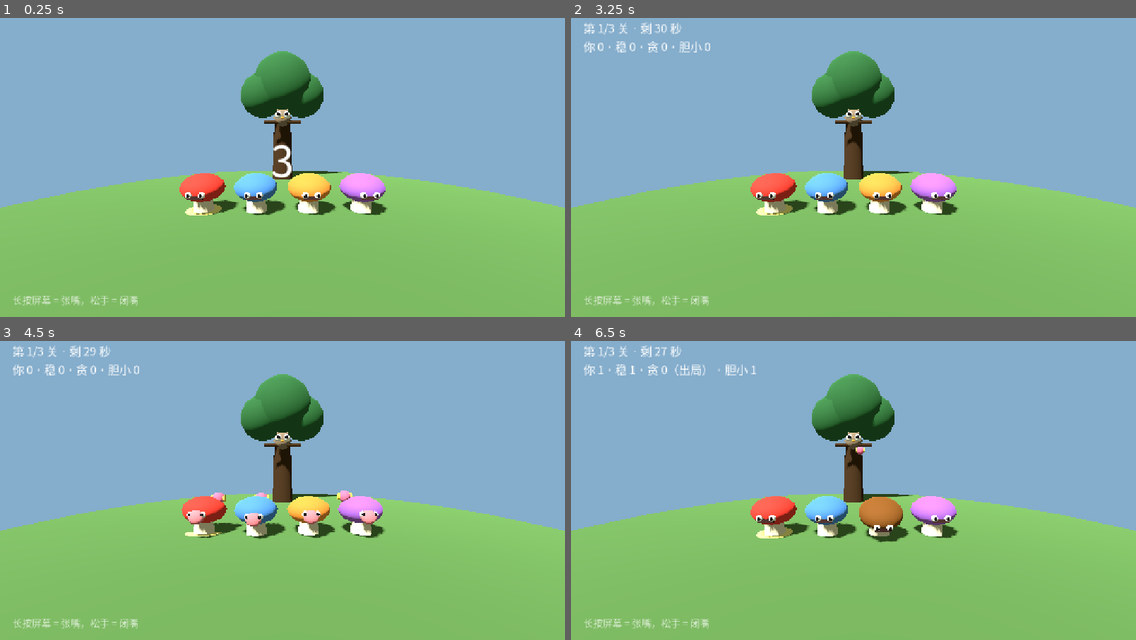
Above: before the commit, frames 1-4 (two rows, left to right).
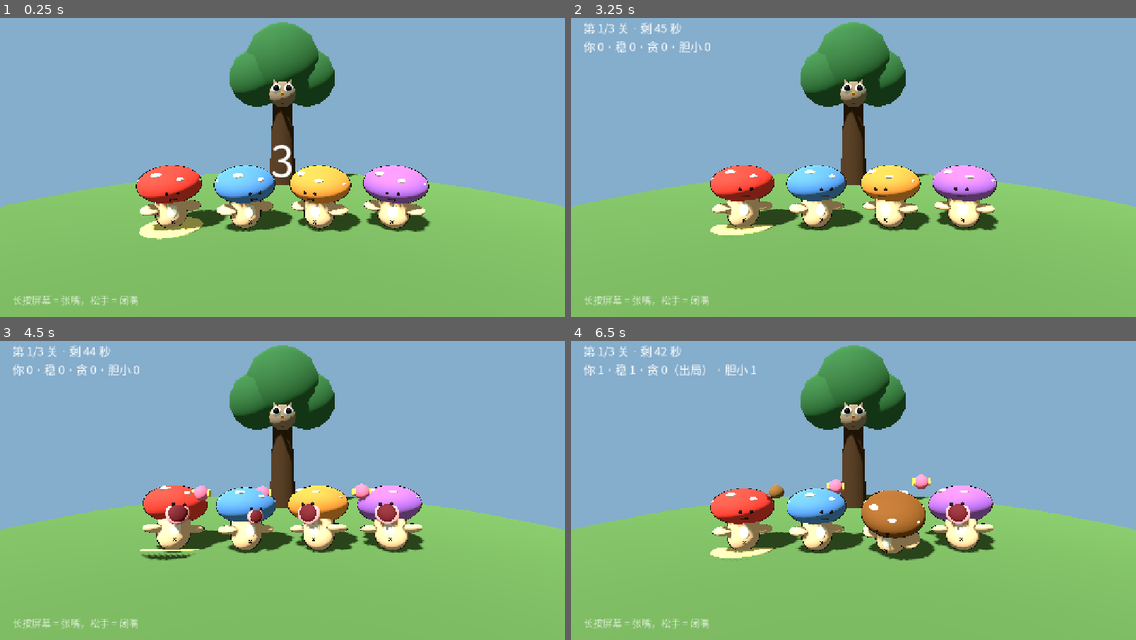
Above: after the commit, the same moments.

Repository: tuzkimo/fungi-party
Game: Godot game, scene res://game/minigame/owl.tscn
Same seed, same stepped clock (60 frames per second), same inputs: the game is played once before the commit and once after it. This scene is started directly instead of the project's main scene.
Inputs (mouse positions are in pixels of both pictures, inside the frame that each line leads up to):
- Up to frame 1 (0.25 s): no input
- Up to frame 2 (3.25 s): tap Enter at 0.5, 2.75 s; move the mouse to (977, 143) at 0.52 s; hold D (move_right) 0.53-1.25 s; hold Ctrl (orbit) 0.53-1.25 s; click (977, 143) at 0.67 s; tap Space (jump) at 0.77, 2 s; drag from (740, 173) to (825, 221) at 1.27 s; move the mouse to (910, 89) at 2.02 s; hold D (move_right) 2.03-2.75 s; hold Ctrl (orbit) 2.03-2.75 s; drag from (825, 221) to (684, 110) at 2.77 s
- Up to frame 3 (4.5 s): move the mouse to (452, 529) at 3.52 s; hold A (move_left) 3.53-4.25 s; hold Ctrl (orbit) 3.53-4.25 s; tap Space (jump) at 3.77 s; drag from (113, 433) to (197, 400) at 4.27 s
- Up to frame 4 (6.5 s): move the mouse to (881, 481) at 5.02 s; hold S (move_back) 5.03-5.75 s; hold Ctrl (orbit) 5.03-5.75 s; click (881, 481) at 5.17 s; drag from (768, 400) to (740, 496) at 5.77 s

The runs differ from the first frame. In frame 1, 13% of the frame differs, in the area x 0-100%, y 1-75%; in frame 2, 13%; in frame 3, 14%; in frame 4, 14%, in the area x 0-100%, y 1-74%.

Commit message:
猫头鹰喂食：外观改成复用角色蘑菇、加长关卡、加密投喂节奏并加大张嘴动作

Diff:
--- a/game/config.gd
+++ b/game/config.gd
@@ -127,8 +127,11 @@
 
 # v4 猫头鹰喂食
 ## 三关：越长、越快、屎越多。下落时长是主难度旋钮——它就是你认出来再松手的反应窗口。
-const OWL_SECONDS := [30.0, 35.0, 40.0]
-const OWL_GAP := [Vector2(1.6, 2.4), Vector2(1.3, 1.9), Vector2(1.0, 1.5)]
+const OWL_SECONDS := [45.0, 50.0, 55.0]
+## 投喂节奏：平时隔得开，时不时来一串「连珠」——两秒一串三颗 = 心跳
+const OWL_GAP := [Vector2(0.9, 1.6), Vector2(0.7, 1.3), Vector2(0.5, 1.0)]
+const OWL_BURST_CHANCE := [0.3, 0.4, 0.5]
+const OWL_BURST_GAP := [Vector2(0.25, 0.45), Vector2(0.22, 0.40), Vector2(0.20, 0.35)]
 const OWL_FALL := [1.1, 0.9, 0.7]
 const OWL_POOP := [0.25, 0.33, 0.40]
 const OWL_RANK_COINS := [70, 50, 35, 20]
@@ -136,7 +139,7 @@
 const OWL_FAST_FORWARD := 2.5
 const OWL_BREAK_SECONDS := 1.6
 const OWL_COUNTDOWN := 3.0
-const OWL_SEAT_X := [-2.4, -0.8, 0.8, 2.4]
+const OWL_SEAT_X := [-2.7, -0.9, 0.9, 2.7]
 ## 三个 NPC：敢吃糖的概率 / 会误吞屎的概率 / 张嘴提前量（下落时长的倍数）
 const OWL_NPC_EAT := [0.9, 0.97, 0.75]
 const OWL_NPC_GREED := [0.05, 0.28, 0.02]
--- a/game/minigame/owl.gd
+++ b/game/minigame/owl.gd
@@ -7,8 +7,13 @@
 const SEAT_COLORS := [
 	Color(0.92, 0.25, 0.22), Color(0.32, 0.55, 0.88), Color(0.95, 0.58, 0.25), Color(0.66, 0.40, 0.86)
 ]
-const CAMERA_POSITION := Vector3(0.0, 2.1, 6.2)
-const CAMERA_TARGET := Vector3(0.0, 1.5, -1.2)
+const CAMERA_POSITION := Vector3(0.0, 2.35, 6.3)
+const CAMERA_TARGET := Vector3(0.0, 1.55, -1.5)
+## 默认 75 度太广，画面上下全是空天；收到 62 度四朵蘑菇和猫头鹰才占满
+const CAMERA_FOV := 62.0
+## 蘑菇朝猫头鹰转多少（转满会背对镜头，脸就看不见了）
+const TURN_TO_OWL := 0.35
+const TURN_LIMIT := 0.45
 
 enum Phase { COUNTDOWN, PLAY, BREAK, DONE }
 
@@ -37,6 +42,7 @@
 	Controls.ensure()
 	var camera: Camera3D = $Camera3D
 	camera.position = CAMERA_POSITION
+	camera.fov = CAMERA_FOV
 	camera.look_at(CAMERA_TARGET)
 
 	var seed_value := randi()
@@ -53,7 +59,8 @@
 		actor.name = "Actor%d" % i
 		actor.position = Vector3(Config.OWL_SEAT_X[i], 0.0, 0.0)
 		add_child(actor)
-		actor.setup(SEAT_COLORS[i], i == OwlRound.PLAYER)
+		var turn := Gaze.yaw_to(actor.position, _arena.owl_point()) * TURN_TO_OWL
+		actor.setup(SEAT_COLORS[i], i == OwlRound.PLAYER, clampf(turn, -TURN_LIMIT, TURN_LIMIT))
 		_actors.append(actor)
 
 		var item := OwlItem.new()
@@ -62,6 +69,12 @@
 		item.setup()
 		item.visible = false
 		_items.append(item)
+
+	# 穿了皮肤的话，玩家那一朵跟角色一致（教室同款做法）
+	if bool(Save.read()["equipped"]):
+		var skin := load(Config.SKIN_PATH) as MushroomSkin
+		if skin != null:
+			_actors[OwlRound.PLAYER].apply_skin(skin)
 
 	_ui = $UI
 	_ui.set_names(SEAT_NAMES)
--- a/game/minigame/owl_actor.gd
+++ b/game/minigame/owl_actor.gd
@@ -1,100 +1,86 @@
 class_name OwlActor
 extends Node3D
 
-## 座位上的一个蘑菇：会开合的嘴、张嘴时头后仰、吃到糖弹一下、出局后低头变灰。
-## 只管画，状态由外部每帧喂（mouths[i] 的 score / open / out）。
+## 座位上的一个蘑菇：外形直接复用玩家那套 MushroomMesh（和角色一致、能穿皮肤），
+## 额外挂一张会张大的嘴。状态由外部每帧喂（score / open / out）。
+## 常态就微微仰头（看树上的猫头鹰），张嘴时头往后一扬、嘴撑成一个大粉洞。
 
-const STEM_COLOR := Color(0.92, 0.87, 0.78)
-const MOUTH_CLOSED_COLOR := Color(0.25, 0.15, 0.15)
-const MOUTH_OPEN_COLOR := Color(0.95, 0.52, 0.58)
-const DOT_COLOR := Color(0.98, 0.96, 0.90)
-## 脸都贴在菌盖前面：出局时整只蘑菇前倾，五官再往里缩就会被菌盖吞掉
-const MOUTH_POINT := Vector3(0.0, 0.55, 0.66)
-const LEAN_OPEN := -0.16
-const LEAN_OUT := 0.30
-const LEAN_SPEED := 12.0
+const BODY_SCALE := 0.8
+## 嘴在 MushroomMesh 里的位置（未缩放）：跟角色自带的嘴线同一个高度
+const MOUTH_LOCAL := Vector3(0.0, 1.05, 0.80)
+## 张嘴 = 一圈浅粉的嘴唇 + 中间深红的口腔：只有粉色会看成「嘴巴凸出来」，得看见洞
+const LIP_COLOR := Color(0.97, 0.62, 0.67)
+const INNER_COLOR := Color(0.42, 0.12, 0.16)
+## 常态仰头：0 是平视，负数让菌盖往后仰
+const LEAN_LOOK := -0.12
+const LEAN_OPEN := -0.34
+const LEAN_OUT := 0.34
+const LEAN_SPEED := 14.0
+const MOUTH_GROW := 10.0
 const POP_SECONDS := 0.18
-const POP_SCALE := 0.18
+const POP_SCALE := 0.16
 const OUT_FADE := 0.45
 
-var _cap_mat: StandardMaterial3D
+var _pivot: Node3D
+var _body: MushroomMesh
+var _lip: MeshInstance3D
+var _inner: MeshInstance3D
 var _cap_color := Color.WHITE
-var _closed_mesh: MeshInstance3D
-var _open_mesh: MeshInstance3D
 var _out := false
 var _score := -1
 var _pop := 0.0
+var _mouth := 0.0
 
 
-func setup(cap_color: Color, is_player: bool) -> void:
+## yaw：朝猫头鹰转一点（转满就会背对镜头，所以由外部夹好再传进来）。
+func setup(cap_color: Color, is_player: bool, yaw: float) -> void:
 	_cap_color = cap_color
 
-	var stem_mesh := CylinderMesh.new()
-	stem_mesh.top_radius = 0.26
-	stem_mesh.bottom_radius = 0.32
-	stem_mesh.height = 0.55
-	stem_mesh.radial_segments = 12
-	var stem := _solid(STEM_COLOR, 0.9)
-	_place("Stem", stem_mesh, Vector3(0.0, 0.275, 0.0), stem)
+	# 头这一层：菌盖和嘴一起转、一起仰，MushroomMesh 自己重建时不会连嘴一起清掉
+	_pivot = Node3D.new()
+	_pivot.name = "Head"
+	_pivot.rotation.y = yaw
+	add_child(_pivot)
 
-	var cap_mesh := SphereMesh.new()
-	cap_mesh.radius = 1.0
-	cap_mesh.height = 2.0
-	cap_mesh.radial_segments = 14
-	cap_mesh.rings = 7
-	_cap_mat = _solid(cap_color, 0.85)
-	var cap := _place("Cap", cap_mesh, Vector3(0.0, 0.72, 0.0), _cap_mat)
-	cap.scale = Vector3(0.66, 0.42, 0.66)
+	_body = MushroomMesh.new()
+	_body.name = "Body"
+	_body.tint_cap = cap_color
+	_body.scale = Vector3.ONE * BODY_SCALE
+	_pivot.add_child(_body)
 
-	var dot_mesh := SphereMesh.new()
-	dot_mesh.radius = 0.09
-	dot_mesh.height = 0.18
-	dot_mesh.radial_segments = 8
-	dot_mesh.rings = 4
-	var dot := _solid(DOT_COLOR, 0.8)
-	_place("Dot0", dot_mesh, Vector3(-0.24, 0.92, 0.22), dot)
-	_place("Dot1", dot_mesh, Vector3(0.26, 0.95, 0.10), dot)
-	_place("Dot2", dot_mesh, Vector3(0.02, 0.88, -0.26), dot)
-
-	var eye_mesh := SphereMesh.new()
-	eye_mesh.radius = 0.10
-	eye_mesh.height = 0.20
-	eye_mesh.radial_segments = 8
-	eye_mesh.rings = 4
-	var pupil_mesh := SphereMesh.new()
-	pupil_mesh.radius = 0.05
-	pupil_mesh.height = 0.10
-	pupil_mesh.radial_segments = 8
-	pupil_mesh.rings = 4
-	var white := _solid(Color.WHITE, 0.6)
-	var black := _solid(Color(0.08, 0.06, 0.06), 0.5)
-	for side in [-1.0, 1.0]:
-		_place("Eye", eye_mesh, Vector3(0.17 * side, 0.62, 0.60), white)
-		_place("Pupil", pupil_mesh, Vector3(0.17 * side, 0.62, 0.67), black)
-
-	# 嘴：闭嘴是一条缝，张嘴是露出来的粉色口腔。两张都常驻，切 visible，
-	# 手机小屏上「自己现在张没张嘴」必须一眼看得出。
-	var closed_mesh := BoxMesh.new()
-	closed_mesh.size = Vector3(0.44, 0.10, 0.10)
-	_closed_mesh = _place("MouthClosed", closed_mesh, Vector3(0.0, 0.55, 0.60), _solid(MOUTH_CLOSED_COLOR, 0.9))
-
-	var open_mesh := SphereMesh.new()
-	open_mesh.radius = 1.0
-	open_mesh.height = 2.0
-	open_mesh.radial_segments = 10
-	open_mesh.rings = 5
-	_open_mesh = _place("MouthOpen", open_mesh, Vector3(0.0, 0.55, 0.62), _solid(MOUTH_OPEN_COLOR, 0.8))
-	_open_mesh.scale = Vector3(0.23, 0.20, 0.13)
-	_open_mesh.visible = false
+	var sphere := SphereMesh.new()
+	sphere.radius = 1.0
+	sphere.height = 2.0
+	sphere.radial_segments = 14
+	sphere.rings = 7
+	_lip = _part("Lip", sphere, _solid(LIP_COLOR), 0.0)
+	# 口腔要比嘴唇往前探一点，否则小一码的暗红球整颗躲在粉色球里面，看不见
+	_inner = _part("Inner", sphere, _solid(INNER_COLOR), 0.05)
+	_lip.visible = false
+	_inner.visible = false
 
 	if is_player:
-		# 玩家那一朵多一圈地面光圈，四个人里一眼找到自己
-		var ring_mesh := CylinderMesh.new()
-		ring_mesh.top_radius = 0.52
-		ring_mesh.bottom_radius = 0.52
-		ring_mesh.height = 0.02
-		ring_mesh.radial_segments = 20
-		_place("Ring", ring_mesh, Vector3(0.0, 0.011, 0.0), _solid(Color(0.98, 0.92, 0.55), 0.7))
+		# 玩家那一朵脚下多一圈浅黄光圈，四个人里一眼找到自己
+		var ring := CylinderMesh.new()
+		ring.top_radius = 0.72
+		ring.bottom_radius = 0.72
+		ring.height = 0.02
+		ring.radial_segments = 20
+		var node := MeshInstance3D.new()
+		node.name = "Ring"
+		node.mesh = ring
+		node.position = Vector3(0.0, 0.011, 0.0)
+		node.material_override = _solid(Color(0.98, 0.92, 0.55))
+		add_child(node)
+
+
+## 穿戴了皮肤时，座位上的自己也换色换斑点（教室那套做法）。
+func apply_skin(skin: MushroomSkin) -> void:
+	_cap_color = skin.tint_cap
+	_body.tint_cap = skin.tint_cap
+	_body.tint_body = skin.tint_body
+	_body.spot_count = skin.spot_count
+	_body.build()
 
 
 func apply(score: int, open: bool, out: bool, delta: float) -> void:
@@ -102,35 +88,45 @@
 		_pop = POP_SECONDS
 	_score = score
 
-	_open_mesh.visible = open and not out
-	_closed_mesh.visible = not _open_mesh.visible
-
 	if out != _out:
 		_out = out
-		_cap_mat.albedo_color = _cap_color.darkened(OUT_FADE) if out else _cap_color
+		_body.tint_cap = _cap_color.darkened(OUT_FADE) if out else _cap_color
+		_body.build()
 
-	var target := LEAN_OUT if out else (LEAN_OPEN if open else 0.0)
-	rotation.x = lerpf(rotation.x, target, minf(1.0, delta * LEAN_SPEED))
+	_mouth = move_toward(_mouth, 1.0 if open and not out else 0.0, delta * MOUTH_GROW)
+	var shown := _mouth > 0.05
+	_lip.visible = shown
+	_inner.visible = shown
+	if shown:
+		# 张嘴是两段式的：嘴唇先撑开，口腔跟着；0.65~1.05 之间弹一下，夸张但不到撕裂
+		var grow := 0.55 + 0.5 * _mouth
+		_lip.scale = Vector3(0.26, 0.25, 0.10) * grow
+		_inner.scale = Vector3(0.20, 0.20, 0.09) * grow
+
+	var lean := LEAN_OUT if out else (LEAN_OPEN if open else LEAN_LOOK)
+	rotation.x = lerpf(rotation.x, lean, minf(1.0, delta * LEAN_SPEED))
+
 	_pop = maxf(0.0, _pop - delta)
-	scale = Vector3.ONE * (1.0 + POP_SCALE * _pop / POP_SECONDS)
+	_body.scale = Vector3.ONE * BODY_SCALE * (1.0 + POP_SCALE * _pop / POP_SECONDS + 0.05 * _mouth)
 
 
+## 落点：张嘴时口腔正前方一点（每帧问，跟着仰头动）。
 func mouth_point() -> Vector3:
-	return to_global(MOUTH_POINT)
+	return _pivot.to_global(MOUTH_LOCAL * BODY_SCALE + Vector3(0.0, 0.0, 0.06))
 
 
-func _place(node_name: String, mesh: Mesh, pos: Vector3, mat: Material) -> MeshInstance3D:
+func _part(node_name: String, mesh: Mesh, mat: Material, forward: float) -> MeshInstance3D:
 	var node := MeshInstance3D.new()
 	node.name = node_name
 	node.mesh = mesh
-	node.position = pos
 	node.material_override = mat
-	add_child(node)
+	node.position = MOUTH_LOCAL * BODY_SCALE + Vector3(0.0, 0.0, 0.02 + forward)
+	_pivot.add_child(node)
 	return node
 
 
-func _solid(color: Color, roughness: float) -> StandardMaterial3D:
+func _solid(color: Color) -> StandardMaterial3D:
 	var mat := StandardMaterial3D.new()
 	mat.albedo_color = color
-	mat.roughness = roughness
+	mat.roughness = 0.8
 	return mat
--- a/game/minigame/owl_arena.gd
+++ b/game/minigame/owl_arena.gd
@@ -12,12 +12,13 @@
 const BEAK_COLOR := Color(0.96, 0.62, 0.22)
 const SKY_COLOR := Color(0.52, 0.68, 0.80)
 const TREE_POS := Vector3(0.0, 0.0, -5.6)
-const OWL_Y := 3.30
-const OWL_Z := -4.60
+## 猫头鹰蹲在一根伸出来的横枝上：要在四朵蘑菇的正上方，才像是「它扔给你们吃」
+const OWL_Y := 3.60
+const OWL_Z := -2.90
 ## 猫头鹰放大一点：手机上它得看清是只鸟，不然只是一团灰
 const OWL_SCALE := 1.35
 ## 下落物的起点：猫头鹰喙前面一点
-const BEAK_POINT := Vector3(0.0, 3.12, -4.28)
+const BEAK_POINT := Vector3(0.0, 3.34, -2.58)
 
 
 func build() -> void:
@@ -85,14 +86,14 @@
 	_place("CanopyLeft", canopy, TREE_POS + Vector3(-1.1, 4.6, 0.2), canopy_mat, 1.2)
 	_place("CanopyRight", canopy, TREE_POS + Vector3(1.1, 4.7, -0.2), canopy_mat, 1.25)
 
+	# 从树干伸到画面中间的长横枝，猫头鹰蹲在枝头
 	var branch_mesh := CylinderMesh.new()
-	branch_mesh.top_radius = 0.08
-	branch_mesh.bottom_radius = 0.09
-	branch_mesh.height = 1.8
+	branch_mesh.top_radius = 0.09
+	branch_mesh.bottom_radius = 0.12
+	branch_mesh.height = 3.6
 	branch_mesh.radial_segments = 8
-	var branch := _place("Branch", branch_mesh, Vector3(0.0, OWL_Y - 0.22, OWL_Z), _solid(TRUNK_COLOR, 0.95))
-	branch.rotation_degrees = Vector3(0.0, 0.0, 90.0)
-	branch.position = Vector3(0.0, OWL_Y - 0.22, OWL_Z + 0.2)
+	var branch := _place("Branch", branch_mesh, Vector3(0.0, OWL_Y - 0.26, -4.2), _solid(TRUNK_COLOR, 0.95))
+	branch.rotation_degrees = Vector3(90.0, 0.0, 0.0)
 
 
 ## 猫头鹰朝 +Z（正对镜头），玩家看得见它的脸。
--- a/game/minigame/owl_round.gd
+++ b/game/minigame/owl_round.gd
@@ -156,8 +156,9 @@
 	mouth.lead = _rng.randf_range(span.x, span.y) * mouth.fall
 
 
+## 平时的间隔，偶尔来一串短的：投喂节奏有快有慢，玩家不能靠数秒过关。
 func _gap() -> float:
-	var span: Vector2 = Config.OWL_GAP[level]
+	var span: Vector2 = Config.OWL_BURST_GAP[level] if _rng.randf() < Config.OWL_BURST_CHANCE[level] else Config.OWL_GAP[level]
 	return _rng.randf_range(span.x, span.y)
 
 
Not shown, changed: docs/perf-log.md
Not shown, changed: docs/superpowers/specs/2026-10-24-owl-candy-design.md
